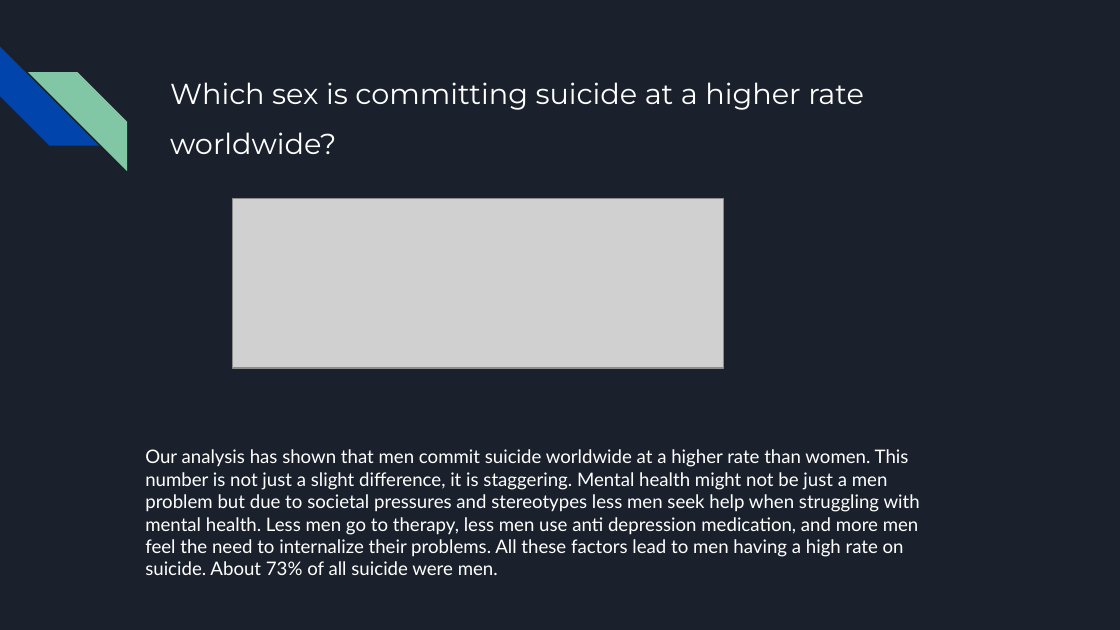
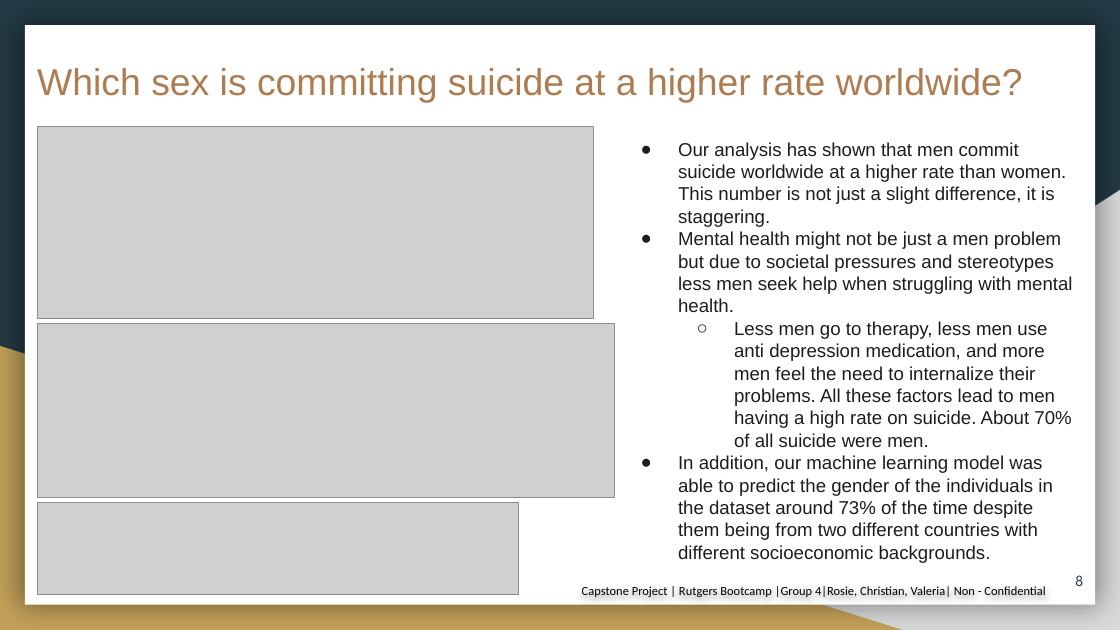
Before and after one commit to RosieMina/Final_project, a slide deck: slide 8 of Final Project.pptx (slide 6 before the commit). Drawn at 1120x630 pixels with LibreOffice and Linux fonts; fonts in the diff are those of the drawing; grey boxes stand for pictures. Boxes give left, top, right and bottom in pixels: in the first picture for what was removed or moved away, otherwise in the second. Text is boxed around its words. In the diff, an @@ line names an element or a change of style, - is before the commit and + after.

```diff
--- a/Final Project.pptx
+++ b/Final Project.pptx
@@ background #1B212C to #233A44 @@
@@ rectangle added at (25, 26, 1095, 605), fill #FFFFFF @@
@@ title "Which sex is committing suicide ...": place and size @@
-title "Which sex is committing suicide ..." at (170, 82, 864, 154)
+title "Which sex is committing suicide ..." at (37, 68, 1023, 102)
@@ title "Which sex is committing suicide ..." at (37, 68, 1023, 102): size 18.5 to 24 pt, font Montserrat to Arial, text colour #FFFFFF to #AF7B51 @@
@@ diag stripe removed at (0, 47, 99, 146) @@
@@ diag stripe removed at (28, 72, 127, 170) @@
@@ picture: place and size @@
-picture at (232, 198, 724, 367)
+picture at (37, 127, 594, 318)
@@ text at (678, 142, 1073, 563): text changed; font Lato to Arial; text colour #FFFFFF to #1A1D21 @@
-Our analysis has shown that men commit suicide worldwide at a higher rate than women. This number is not just a slight difference, it is staggering. Mental health might not be just a men problem but due to societal pressures and stereotypes less men seek help when struggling with mental health. Less men go to therapy, less men use anti depression medication, and more men feel the need to internalize their problems. All these factors lead to men having a high rate on suicide. About 73% of all suicide were men.
+● Our analysis has shown that men commit suicide worldwide at a higher rate than women. This number is not just a slight difference, it is staggering.
+● Mental health might not be just a men problem but due to societal pressures and stereotypes less men seek help when struggling with mental health.
+  ○ Less men go to therapy, less men use anti depression medication, and more men feel the need to internalize their problems. All these factors lead to men having a high rate on suicide. About 70% of all suicide were men.
+● In addition, our machine learning model was able to predict the gender of the individuals in the dataset around 73% of the time despite them being from two different countries with different socioeconomic backgrounds.
@@ right triangle added at (439, 190, 1120, 630), fill #D9D9D9 @@
@@ picture added at (37, 324, 615, 497) @@
@@ right triangle added at (0, 346, 903, 630), fill #C4A15A @@
@@ picture added at (37, 503, 519, 596) @@
@@ text added at (582, 586, 1045, 597), 8 pt, text #000000 @@
+Capstone Project | Rutgers Bootcamp |Group 4|Rosie, Christian, Valeria| Non - Confidential
@@ page number added at (1075, 575, 1083, 586), 10 pt, text #233A44 @@
+8
```
Also in this commit, not shown: 7 other slides changed, 8 slides added, 2 slides removed.
